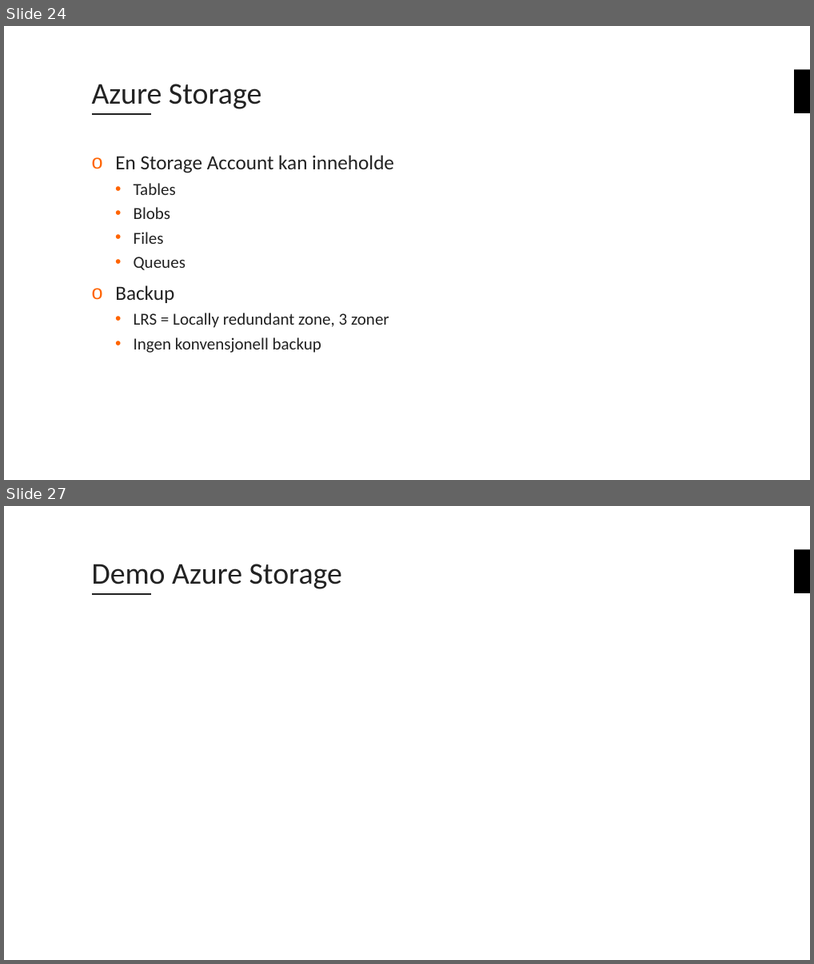
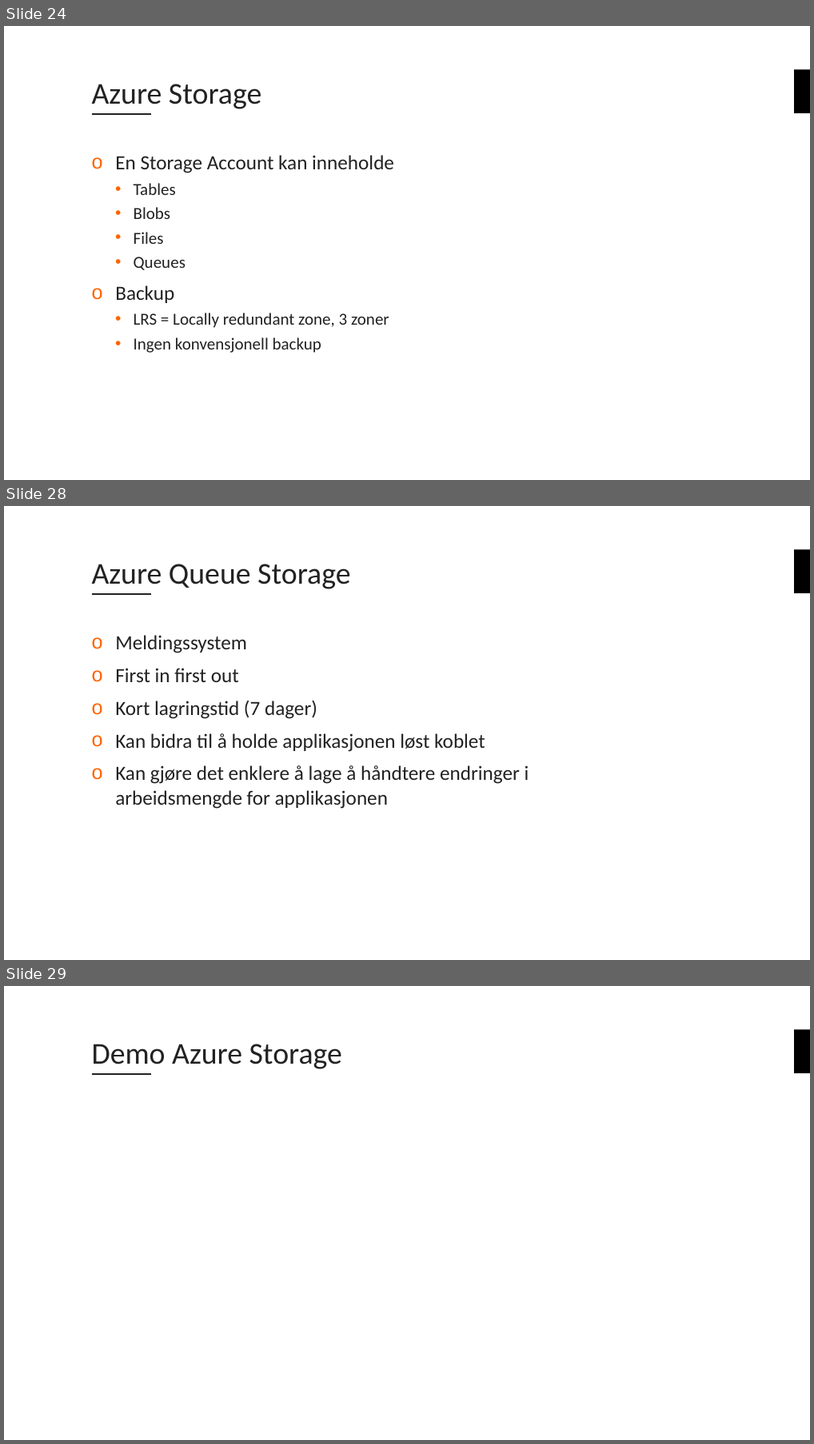
Before and after one commit to bouvet/azure-workshops, a slide deck: Workshop_1/Presentasjon/Azureskolen-Workshop#1.pptx. Shown one above the other, each under a label of ours: slides 24 and 27 before the commit, slides 24, 28 and 29 after it; the slides between them are not shown. The pictures are 814x964 and 814x1444 pixels, drawn with LibreOffice and Linux fonts; fonts in the diff are those of the drawing; background and template pictures are left out. Boxes give left, top, right and bottom in pixels: in the first picture for what was removed or moved away, otherwise in the second. Text is boxed around its words. In the diff, an @@ line names an element or a change of style, - is before the commit and + after.

```diff
--- a/Workshop_1/Presentasjon/Azureskolen-Workshop#1.pptx
+++ b/Workshop_1/Presentasjon/Azureskolen-Workshop#1.pptx
@@ slide 28 added at <box>4,506,810,960</box>, background #FFFFFF; not listed: 2 template elements that a slide beside it also shows @@
@@ title added at <box>92,564,350,589</box>, 36 pt, text #222222 @@
+Azure Queue Storage
@@ text added at <box>115,635,530,808</box>, 24 pt, text #222222 @@
+o Meldingssystem
+o First in first out
+o Kort lagringstid (7 dager)
+o Kan bidra til å holde applikasjonen løst koblet
+o Kan gjøre det enklere å lage å håndtere endringer i arbeidsmengde for applikasjonen
@@ what was slide 27 is now slide 29 @@
```
Also in this commit, not shown: 7 slides changed, 1 other slide added.
